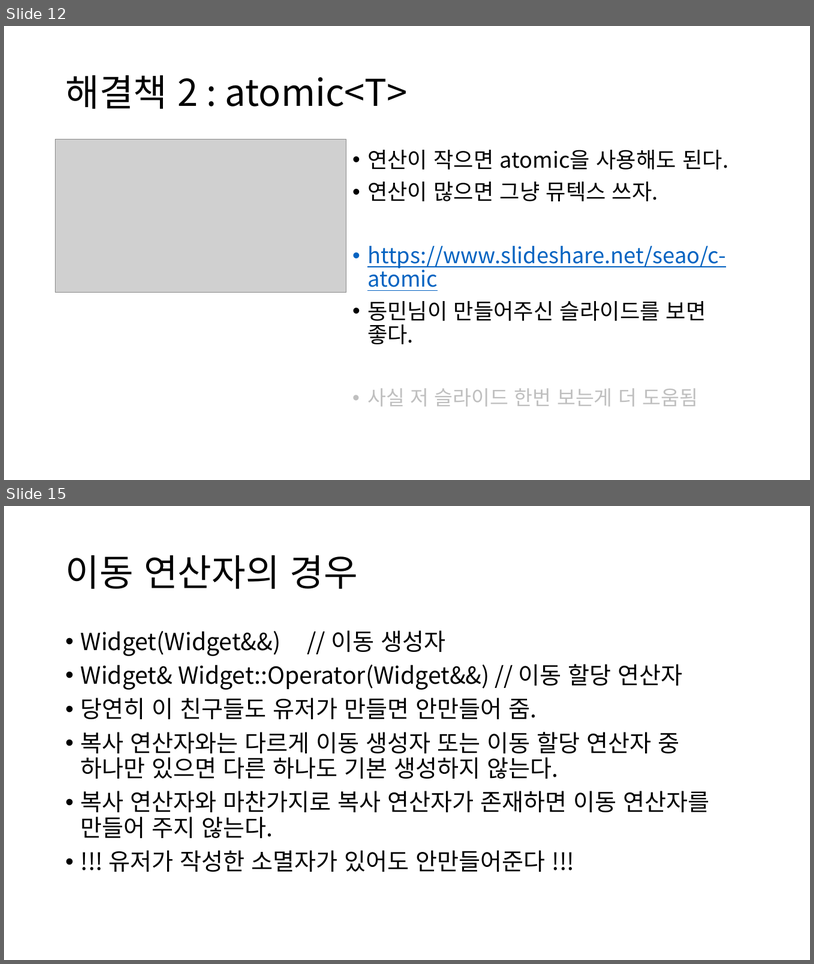
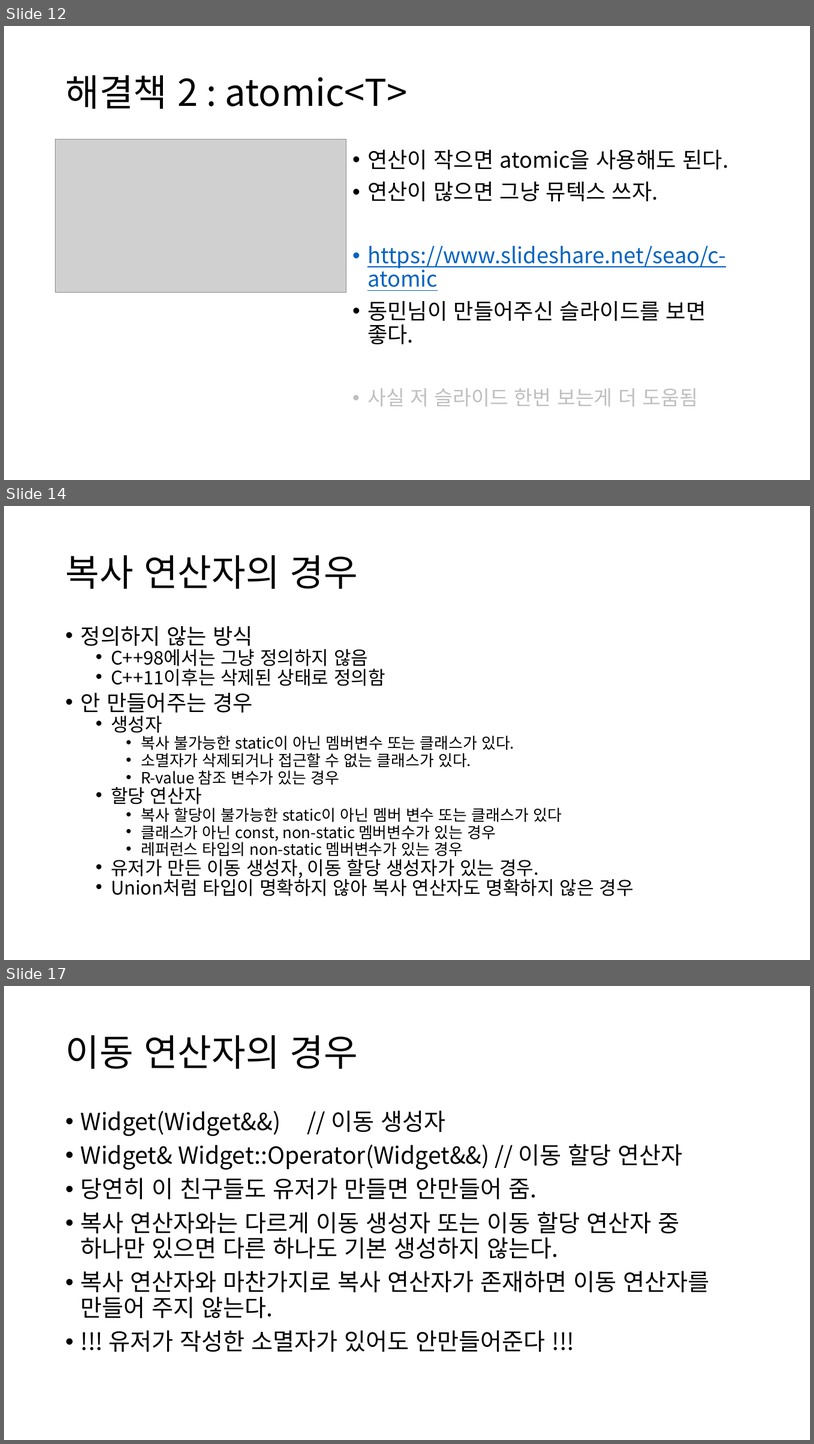
Before and after one commit to OptimizationStudy/Repo2018, a slide deck: PPT/ModernCppStudy_5_(8,16,17).pptx. Shown one above the other, each under a label of ours: slides 12 and 15 before the commit, slides 12, 14 and 17 after it; the slides between them are not shown. The pictures are 814x964 and 814x1444 pixels, drawn with LibreOffice and Linux fonts; fonts in the diff are those of the drawing; grey boxes stand for pictures. Boxes give left, top, right and bottom in pixels: in the first picture for what was removed or moved away, otherwise in the second. Text is boxed around its words. In the diff, an @@ line names an element or a change of style, - is before the commit and + after.

```diff
--- a/PPT/ModernCppStudy_5_(8,16,17).pptx
+++ b/PPT/ModernCppStudy_5_(8,16,17).pptx
@@ slide 14 added at box(4, 506, 810, 960), background #FFFFFF @@
@@ title added at box(65, 555, 358, 589), 44 pt, text #000000 @@
+복사 연산자의 경우
@@ text added at box(81, 626, 633, 896), 18.5 pt, text #000000 @@
+• 정의하지 않는 방식
+  • C++98에서는 그냥 정의하지 않음
+  • C++11이후는 삭제된 상태로 정의함
+• 안 만들어주는 경우
+  • 생성자
+    • 복사 불가능한 static이 아닌 멤버변수 또는 클래스가 있다.
+    • 소멸자가 삭제되거나 접근할 수 없는 클래스가 있다.
+    • R-value 참조 변수가 있는 경우
+  • 할당 연산자
+    • 복사 할당이 불가능한 static이 아닌 멤버 변수 또는 클래스가 있다
+    • 클래스가 아닌 const, non-static 멤버변수가 있는 경우
+    • 레퍼런스 타입의 non-static 멤버변수가 있는 경우
+  • 유저가 만든 이동 생성자, 이동 할당 생성자가 있는 경우.
+  • Union처럼 타입이 명확하지 않아 복사 연산자도 명확하지 않은 경우
@@ what was slide 15 is now slide 17 @@
```
Also in this commit, not shown: 2 slides changed, 2 other slides added.
